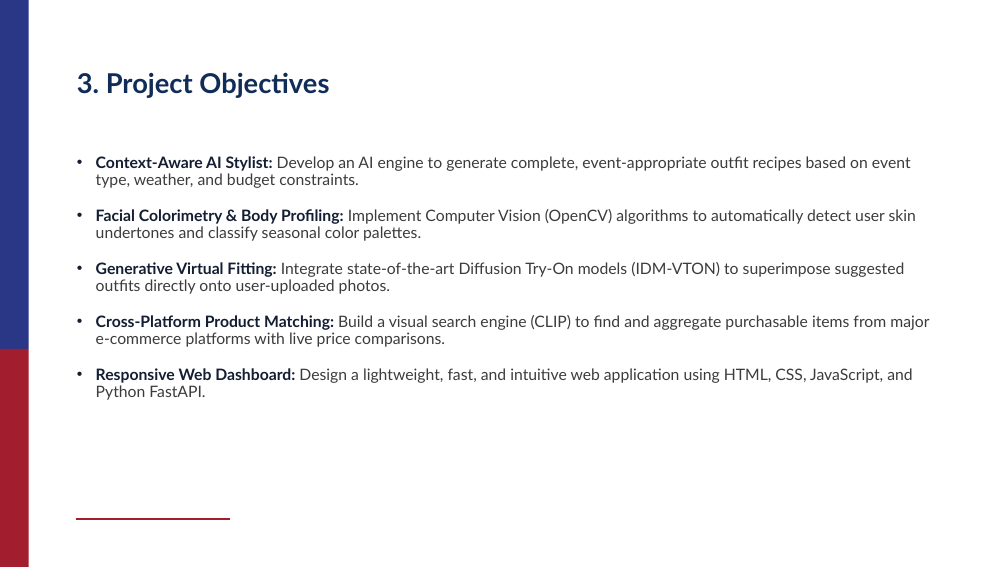
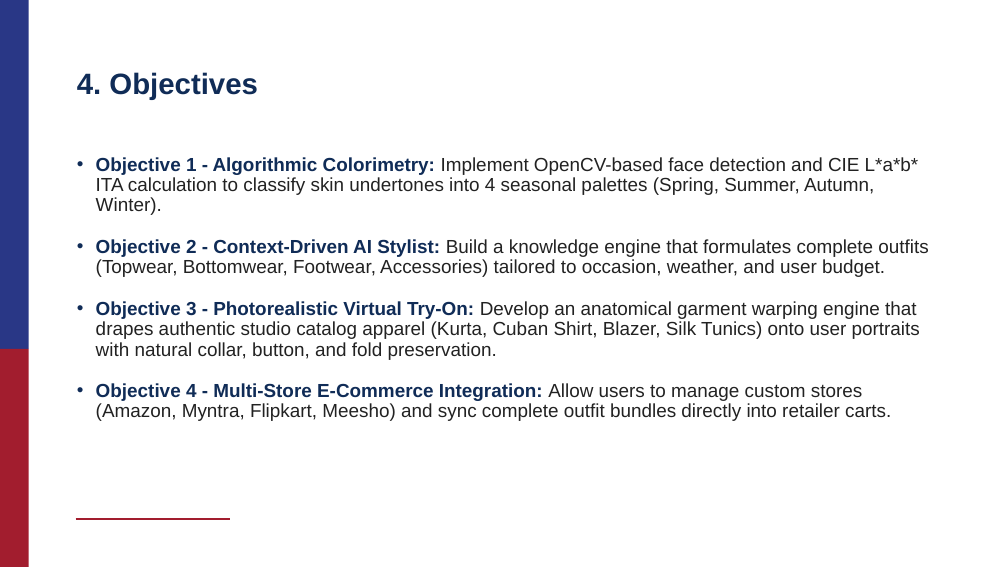
Before and after one commit to Milee-Goyal/DrapeAI, a slide deck: slide 6 of docs/DrapeAI_Synopsis_Presentation.pptx (slide 5 before the commit). Drawn at 1008x567 pixels with LibreOffice and Linux fonts; fonts in the diff are those of the drawing; background and template pictures are left out. Boxes give left, top, right and bottom in pixels: in the first picture for what was removed or moved away, otherwise in the second. Text is boxed around its words. In the diff, an @@ line names an element or a change of style, - is before the commit and + after.

Commit message:
Add college-template presentation based on required outline (Introduction, Literature Review, Research Gap, Objectives, Methodology, Results, Conclusion, Future Scope)

```diff
--- a/docs/DrapeAI_Synopsis_Presentation.pptx
+++ b/docs/DrapeAI_Synopsis_Presentation.pptx
@@ title at [77,72,258,100]: text changed; size 26 to 28 pt; font Lato to Arial @@
-3. Project Objectives
+4. Objectives
@@ text at [96,157,928,421]: text changed; size 15 to 18 pt; font Lato to Arial; text colour #3C3C3C to #222222 @@
-• Context-Aware AI Stylist: Develop an AI engine to generate complete, event-appropriate outfit recipes based on event type, weather, and budget constraints.
-• Facial Colorimetry & Body Profiling: Implement Computer Vision (OpenCV) algorithms to automatically detect user skin undertones and classify seasonal color palettes.
-• Generative Virtual Fitting: Integrate state-of-the-art Diffusion Try-On models (IDM-VTON) to superimpose suggested outfits directly onto user-uploaded photos.
-• Cross-Platform Product Matching: Build a visual search engine (CLIP) to find and aggregate purchasable items from major e-commerce platforms with live price comparisons.
-• Responsive Web Dashboard: Design a lightweight, fast, and intuitive web application using HTML, CSS, JavaScript, and Python FastAPI.
+• Objective 1 - Algorithmic Colorimetry: Implement OpenCV-based face detection and CIE L*a*b* ITA calculation to classify skin undertones into 4 seasonal palettes (Spring, Summer, Autumn, Winter).
+• Objective 2 - Context-Driven AI Stylist: Build a knowledge engine that formulates complete outfits (Topwear, Bottomwear, Footwear, Accessories) tailored to occasion, weather, and user budget.
+• Objective 3 - Photorealistic Virtual Try-On: Develop an anatomical garment warping engine that drapes authentic studio catalog apparel (Kurta, Cuban Shirt, Blazer, Silk Tunics) onto user portraits with natural collar, button, and fold preservation.
+• Objective 4 - Multi-Store E-Commerce Integration: Allow users to manage custom stores (Amazon, Myntra, Flipkart, Meesho) and sync complete outfit bundles directly into retailer carts.
```
Also in this commit, not shown: 6 other slides changed, 6 slides added, 8 slides removed, 2 other files.
